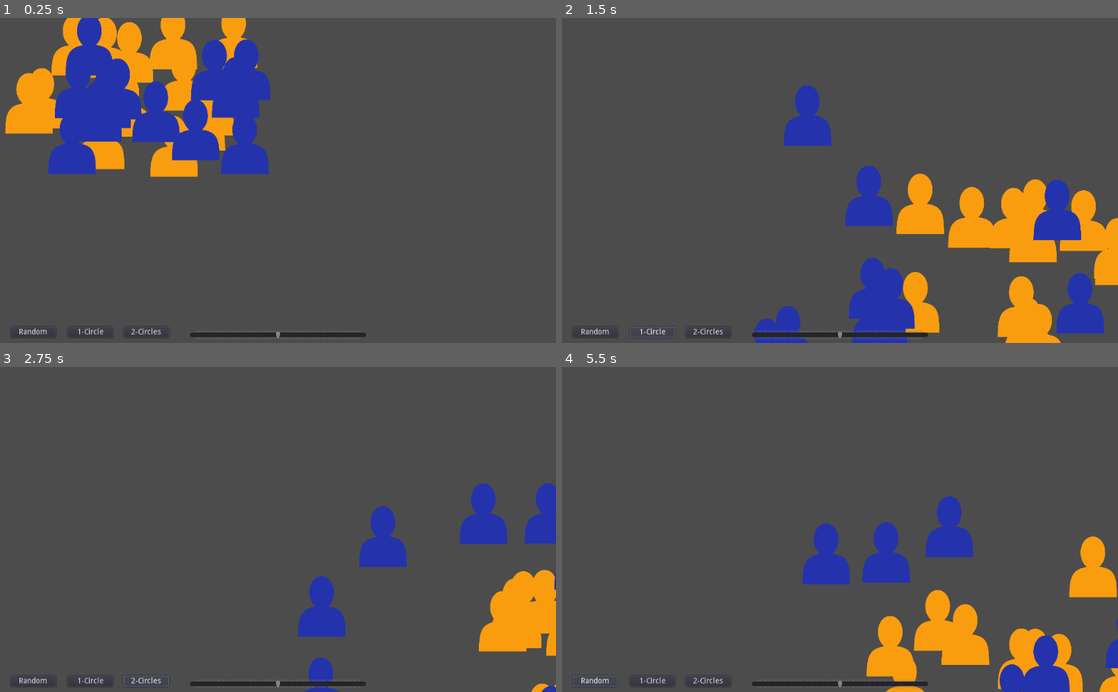
Above: before the commit, frames 1-4 (two rows, left to right).
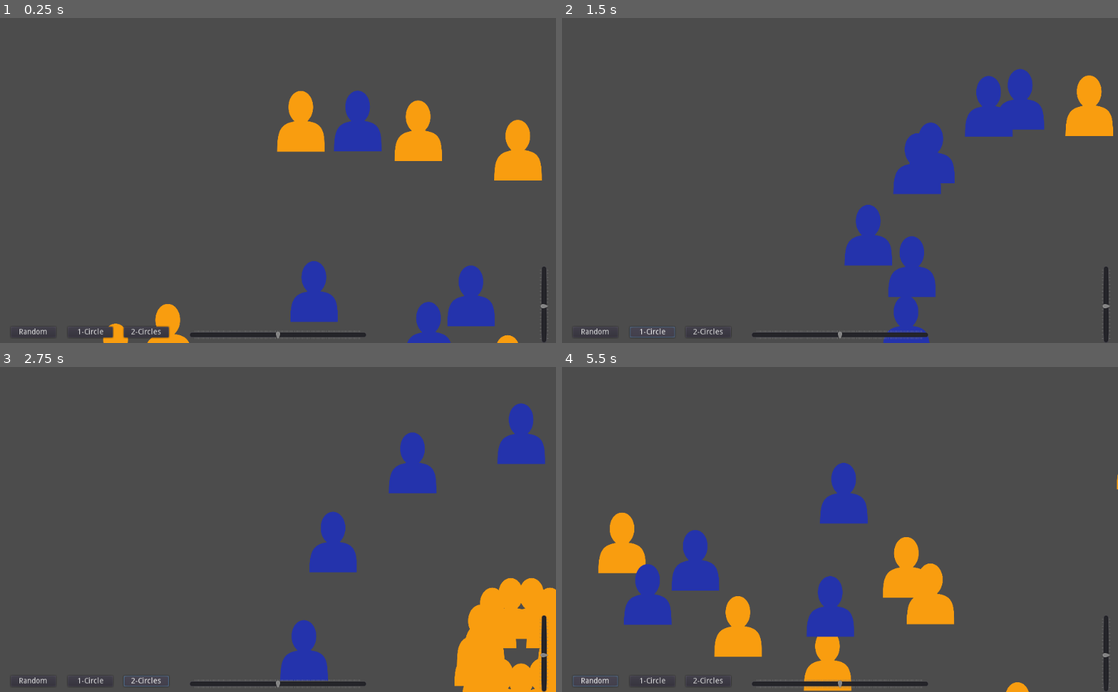
Above: after the commit, the same moments.

Repository: Maaack/Supply-and-Demand-Simulator
Game: Godot game, scene res://Scenes/Main/Main.tscn
Same seed, same stepped clock (60 frames per second), same inputs: the game is played once before the commit and once after it.
Inputs:
- Up to frame 1 (0.25 s): no input
- Up to frame 2 (1.5 s): click "Random" at 0.5 s; click "1-Circle" at 1.25 s
- Up to frame 3 (2.75 s): click "2-Circles" at 2 s
- Up to frame 4 (5.5 s): click "Random" at 2.75 s; click "1-Circle" at 3.5 s; click "2-Circles" at 4.25 s; click "Random" at 5 s

The runs differ from the first frame. In frame 1, 24% of the frame differs, in the area x 0-99%, y 0-100%; in frame 2, 20%; in frame 3, 11%; in frame 4, 18%.

Commit message:
INIT-02: Adds slider for controlling tween/time.

Diff:
--- a/Scenes/Main/Main.gd
+++ b/Scenes/Main/Main.gd
@@ -14,3 +14,6 @@
 
 func _on_TwoCirclesButton_pressed():
 	world_2d.update_layout(world_2d.CharacterLayout.DOUBLE_CIRCLE)
+
+func _on_VSlider_value_changed(value : float):
+	world_2d.time_scale = value
--- a/Scenes/Main/Main.tscn
+++ b/Scenes/Main/Main.tscn
@@ -77,7 +77,25 @@
 __meta__ = {
 "_edit_use_anchors_": false
 }
+
+[node name="VSlider" type="VSlider" parent="."]
+anchor_left = 1.0
+anchor_top = 1.0
+anchor_right = 1.0
+anchor_bottom = 1.0
+margin_left = -44.0
+margin_top = -142.0
+min_value = 0.5
+max_value = 10.0
+step = 0.5
+value = 5.0
+tick_count = 20
+ticks_on_borders = true
+__meta__ = {
+"_edit_use_anchors_": false
+}
 [connection signal="value_changed" from="HSlider" to="." method="_on_HSlider_value_changed"]
 [connection signal="pressed" from="RandomButton" to="." method="_on_RandomButton_pressed"]
 [connection signal="pressed" from="OneCircleButton" to="." method="_on_OneCircleButton_pressed"]
 [connection signal="pressed" from="TwoCirclesButton" to="." method="_on_TwoCirclesButton_pressed"]
+[connection signal="value_changed" from="VSlider" to="." method="_on_VSlider_value_changed"]
--- a/Scenes/World2D/World2D.gd
+++ b/Scenes/World2D/World2D.gd
@@ -9,11 +9,18 @@
 var character_array : Array = []
 var character_layout_setting : int = CharacterLayout.CIRCLE
 var center_offset : Vector2 = Vector2(960, 520.0)
+var default_time_to : float = 1.0
+var time_scale : float = 5.0
+
+func get_time_to():
+	if time_scale == 0.0:
+		return
+	return default_time_to/time_scale
 
 func set_character_position_to_random(character : BaseCharacter):
 	var new_x : float = rand_range(100.0, 1820.0)
 	var new_y : float = rand_range(100.0, 980.0)
-	character.move_to(Vector2(new_x, new_y))
+	character.move_to(Vector2(new_x, new_y), get_time_to())
 
 func set_character_position_to_circle(character : BaseCharacter):
 	var radius : float = 400.0
@@ -22,7 +29,7 @@
 		return
 	var a : float = character_index * 2 * PI / character_count
 	var new_vector : Vector2 = Vector2(sin(a), cos(a)) * radius + center_offset
-	character.move_to(new_vector)
+	character.move_to(new_vector, get_time_to())
 
 func set_character_position_to_double_circle(character : BaseCharacter):
 	var radius : float = 80.0
@@ -39,7 +46,7 @@
 		role_count = character_count - buyer_count
 	var a : float = character_delta * 2 * PI / role_count
 	var new_vector : Vector2 = Vector2(sin(a), cos(a)) * radius + center_offset
-	character.move_to(new_vector)
+	character.move_to(new_vector, get_time_to())
 
 func add_character():
 	var base_character_instance : BaseCharacter = base_character_scene.instance()
